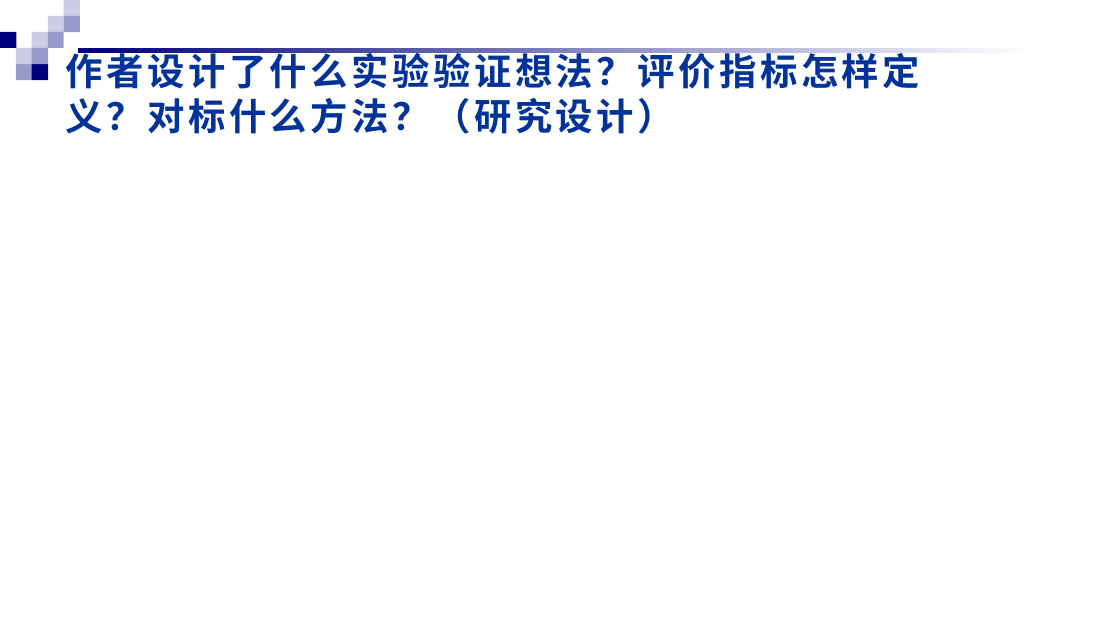
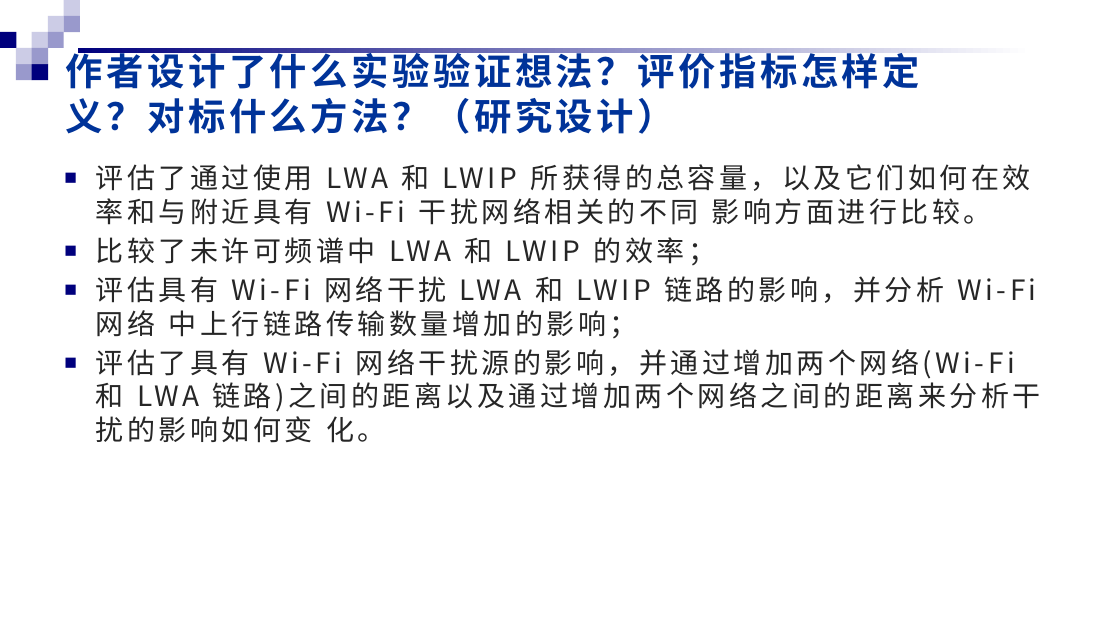
Before and after one commit to KongoHuster/Translation_of_paper, a slide deck: slide 6 of 论文报告模板.pptx (slide 7 before the commit). Drawn at 1120x630 pixels with LibreOffice and Linux fonts; fonts in the diff are those of the drawing; background and template pictures are left out. Boxes give left, top, right and bottom in pixels: in the first picture for what was removed or moved away, otherwise in the second. Text is boxed around its words. In the diff, an @@ line names an element or a change of style, - is before the commit and + after.

```diff
--- a/论文报告模板.pptx
+++ b/论文报告模板.pptx
@@ text added at (x1=96, y1=164, x2=1041, y2=443), 24 pt, text #262626 @@
+■ 评估了通过使用 LWA 和 LWIP 所获得的总容量，以及它们如何在效率和与附近具有 Wi-Fi 干扰网络相关的不同 影响方面进行比较。
+■ 比较了未许可频谱中 LWA 和 LWIP 的效率；
+■ 评估具有 Wi-Fi 网络干扰 LWA 和 LWIP 链路的影响，并分析 Wi-Fi 网络 中上行链路传输数量增加的影响；
+■ 评估了具有 Wi-Fi 网络干扰源的影响，并通过增加两个网络(Wi-Fi 和 LWA 链路)之间的距离以及通过增加两个网络之间的距离来分析干扰的影响如何变 化。
```
Also in this commit, not shown: 3 other slides changed, 1 slide removed, 1 other file.
